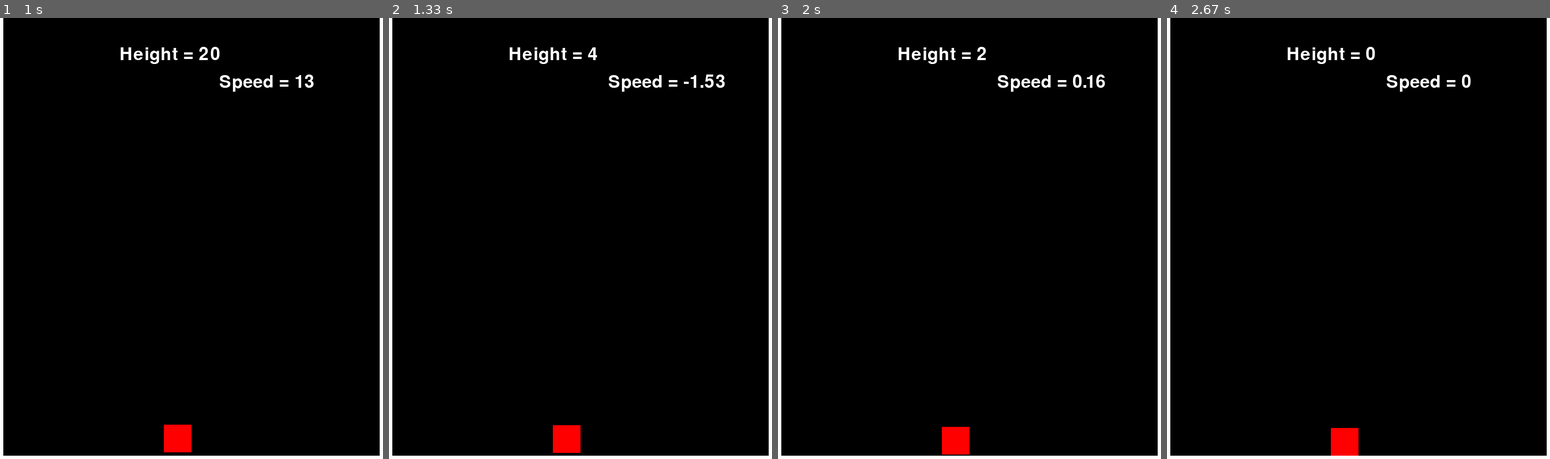
Above: before the commit, frames 1-4 (left to right).
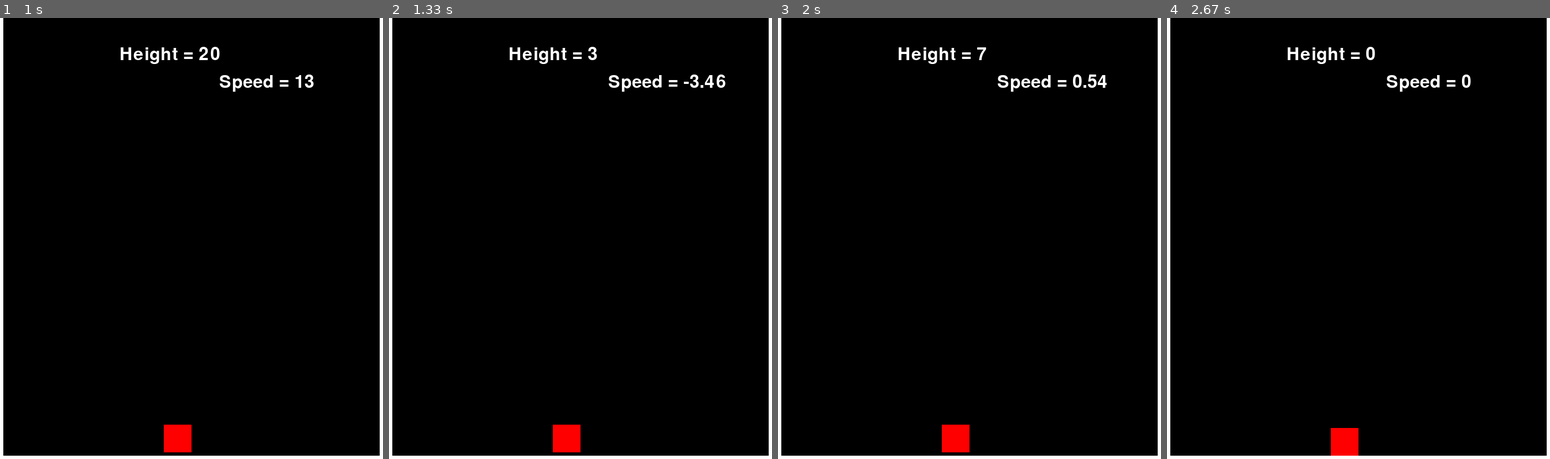
Above: after the commit, the same moments.

Repository: Dasani1/Pygame-Torture
Game: pygame game, started from Gravity.py
Same seed, same stepped clock (60 frames per second), same inputs: the game is played once before the commit and once after it.
Inputs (mouse positions are in pixels of both pictures, inside the frame that each line leads up to):
- Up to frame 1 (1 s): click (176, 304) at 0.38 s; click (176, 379) at 0.72 s
- Up to frame 2 (1.33 s): click (565, 436) at 1.05 s
- Up to frame 3 (2 s): click (954, 436) at 1.38 s
- Up to frame 4 (2.67 s): click (1343, 441) at 2.22 s

Frame 1 is identical in both runs. In frame 2, 0.2% of the frame differs, in the area x 42-88%, y 6-99%; in frame 3, 0.2%, in the area x 42-86%, y 6-99%; in frame 4, nothing differs.

Commit message:
Trying to make a move method but Im lazy so its incomplete

Diff:
--- a/Gravity.py
+++ b/Gravity.py
@@ -121,7 +121,7 @@
 
 # clock is used to set a max fps
 clock = pygame.time.Clock()
-block = Box(300,500,90,0,0,1) #position xy, bounciness(later), xy speed and gravity
+block = Box(300,500,100,0,0,1) #position xy, bounciness(later), xy speed and gravity
 wall = Barrier()
 words = Text()
 
--- a/TwoD.py
+++ b/TwoD.py
@@ -65,15 +65,29 @@
     def draw(self):
         pygame.draw.line(screen,RED,(self.p1.getCoord()),(self.p2.getCoord()))
 
-class Drag:
+class Drag: #Idk if I'll ever do this class
     pass
+
+class Move: #This'll be more for later on, but I had a shower revelation so y'know yeah.
+    def __init__(self):
+        self.x = 0
+        self.y = 0
+
+    def move(self,distance):
+        self.x += distance[0]
+        self.y += distance[1]
+
+    def getDistance(self):
+        return (self.x,self.y)
 
 class Grid:
     def __init__(self): #maybe add a format style (later on)
         self.grid = grid
         self.type = "work on later"
-    def draw(self): #Standard drawing
+    def draw(self,moved): #Standard drawing
         # If statement to determine how to ensure the graph is always centered at the very middle of the screen
+        xm = moved[0]
+        ym = moved[1]
         if sized[0] > sized[1]: # x is bigger than y
             smol = sized[1]
             big = sized[0]
@@ -81,9 +95,9 @@
             adj = smol/(grid*2) #Trying to simplify readability
             pygame.draw.circle(screen,WHITE,(big/2,smol/2),5) #origin
             for x in range(grid*2+1):
-                pygame.draw.line(screen,WHITE,(0,x * adj),(sized[0],x * adj))
+                pygame.draw.line(screen,WHITE,(0 + xm,x * adj),(sized[0],x * adj))
             for y in range(grid*2+1):
-                pygame.draw.line(screen,WHITE,(y * adj + diff/2,0),(y * adj + diff/2,sized[1]))
+                pygame.draw.line(screen,WHITE,(y * adj + diff/2,0 + ym),(y * adj + diff/2,sized[1]))
         else: #vice versa
             smol = sized[0]
             big = sized[1]
@@ -91,14 +105,15 @@
             adj = smol/(grid*2) #same here
             pygame.draw.circle(screen,WHITE,(smol/2,big/2),5) #origin
             for x in range(grid*2):
-                pygame.draw.line(screen,WHITE,(0, x* adj + diff/2),(sized[0],x * adj + diff/2))
+                pygame.draw.line(screen,WHITE,(0 + xm, x* adj + diff/2),(sized[0],x * adj + diff/2))
             for y in range(grid*2):
-                pygame.draw.line(screen,WHITE,(y* adj,0),(y*adj,sized[1]))
+                pygame.draw.line(screen,WHITE,(y* adj,0 + ym),(y*adj,sized[1]))
+
     def stay(self): #Ensures it remembers its spot when moved
         pass
 
 sized = pygame.display.get_window_size()
-
+mv = Move()
 x1 = Point(-2,-2) #Setting up everything
 x2 = Point(-2,2)
 x3 = Point(2,2)
@@ -126,9 +141,18 @@
                 pass
         elif event.type == pygame.MOUSEBUTTONUP:
             pass
-        elif event.type == pygame.KEYUP:
+        if event.type == pygame.KEYUP:
             if event.key == pygame.K_m:
                 show = not show
+        if event.type == pygame.KEYDOWN:
+            if event.key == pygame.K_w:
+                mv.move((0,sized[1]/10))
+            elif event.key == pygame.K_a:
+                mv.move((-sized[0]/10,0))
+            elif event.key == pygame.K_s:
+                mv.move((0,-sized[1]/10))
+            elif event.key == pygame.K_d:
+                mv.move((sized[0]/10,0))
 
 
     #clear the screen
@@ -139,7 +163,7 @@
 
     sized = pygame.display.get_window_size()
     if show:
-        graph.draw()
+        graph.draw(mv.getDistance())
     for x in Square:
         x.update()
         x.draw()
